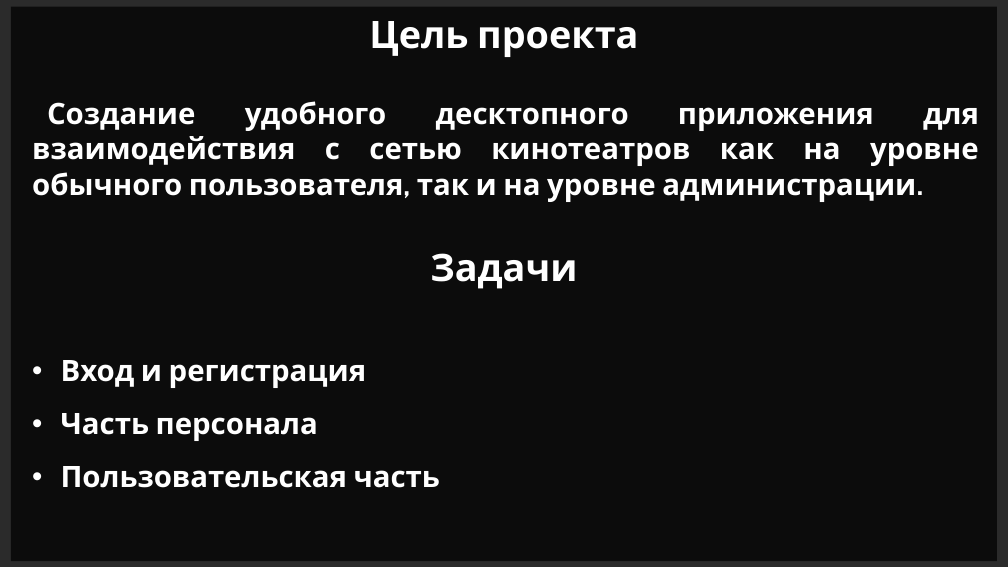
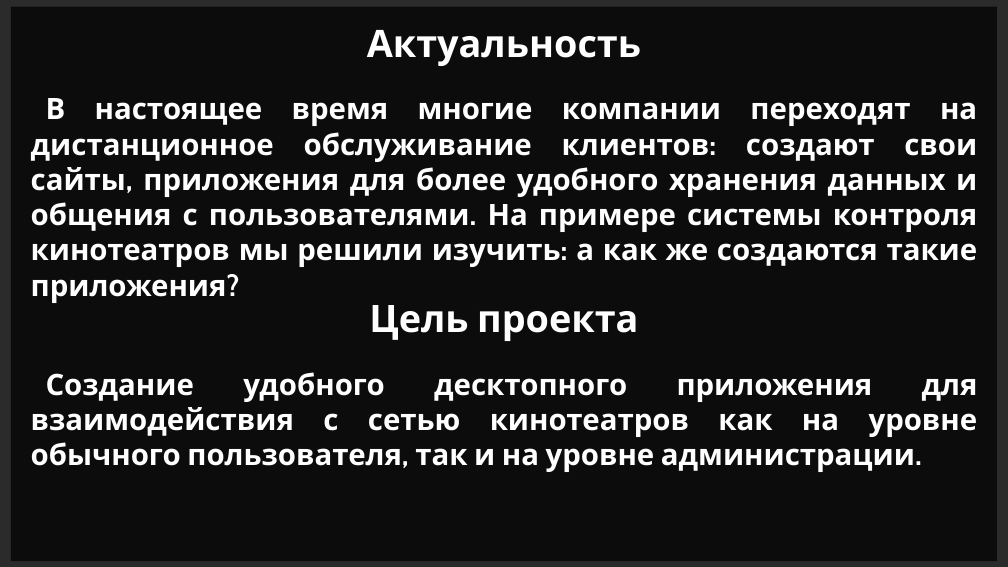
Before and after one commit to fivan999/cinema-controlling-system, a slide deck: slide 2 of data/description_files/cinema-controlling-system.pptm. Drawn at 1008x567 pixels with LibreOffice and Linux fonts; fonts in the diff are those of the drawing; background and template pictures are left out; a plain dark background stands for a picture behind light text. Boxes give left, top, right and bottom in pixels: in the first picture for what was removed or moved away, otherwise in the second. Text is boxed around its words. In the diff, an @@ line names an element or a change of style, - is before the commit and + after.

```diff
--- a/data/description_files/cinema-controlling-system.pptm
+++ b/data/description_files/cinema-controlling-system.pptm
@@ text added at <box>367,30,641,66</box>, 36 pt, text #FFFFFF, bold @@
+Актуальность
@@ text added at <box>31,98,978,267</box>, 28 pt, text #FFFFFF, bold @@
+В настоящее время многие компании переходят на дистанционное обслуживание клиентов: создают свои сайты, приложения для более удобного хранения данных и общения с пользователями. На примере системы контроля кинотеатров мы решили изучить: а как же создаются такие приложения?
@@ text removed at <box>430,253,577,289</box> @@
-Задачи
@@ text "Цель проекта": place and size @@
-text "Цель проекта" at <box>369,21,638,57</box>
+text "Цель проекта" at <box>369,305,638,341</box>
@@ text "Создание удобного десктопного приложения для ...": place and size @@
-text "Создание удобного десктопного приложения для ..." at <box>32,101,979,202</box>
+text "Создание удобного десктопного приложения для ..." at <box>31,372,978,472</box>
@@ text removed at <box>61,360,440,488</box> @@
-• Вход и регистрация
-• Часть персонала
-• Пользовательская часть
```
Also in this commit, not shown: 4 other slides changed, 1 slide added, 18 other files.
